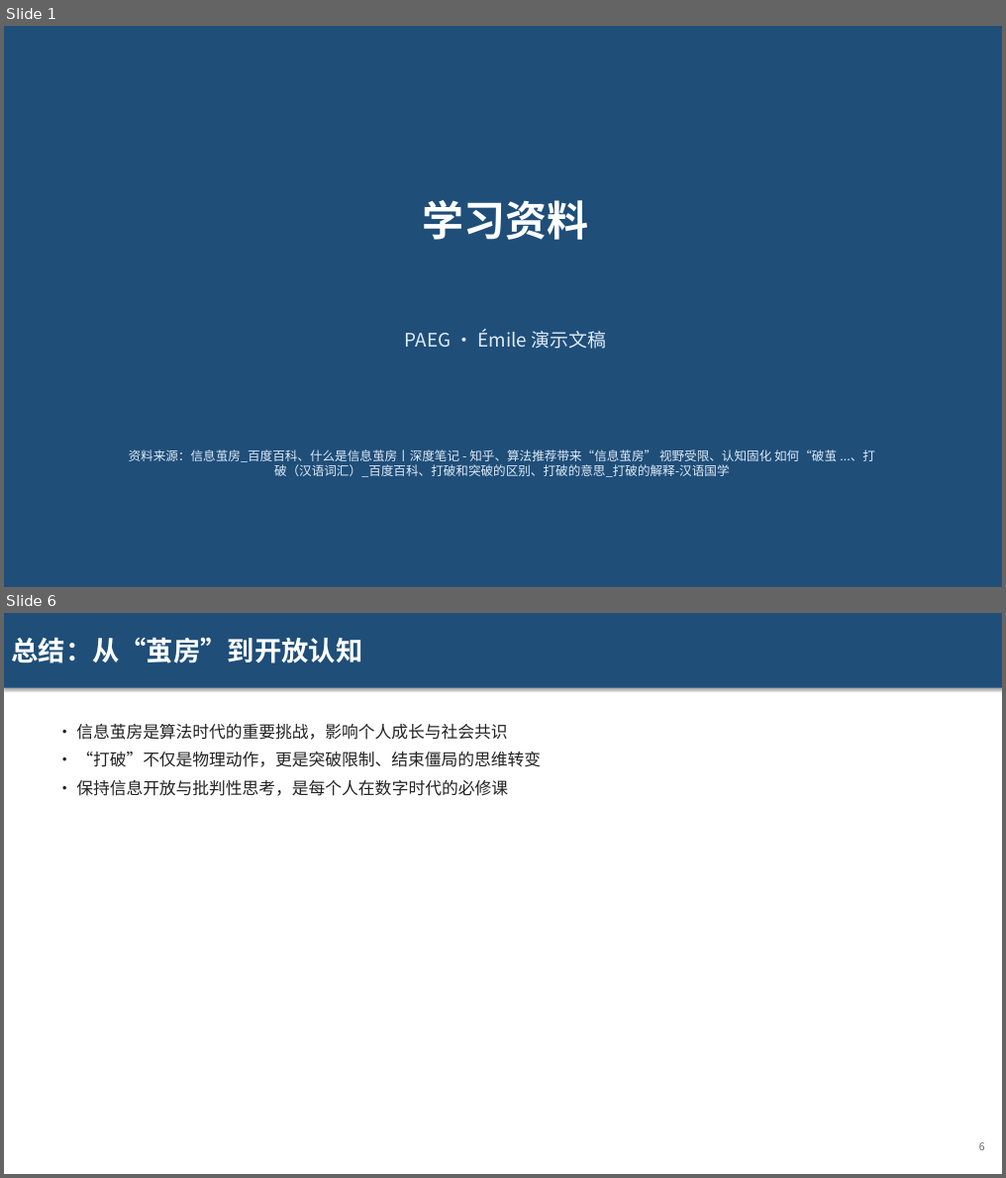
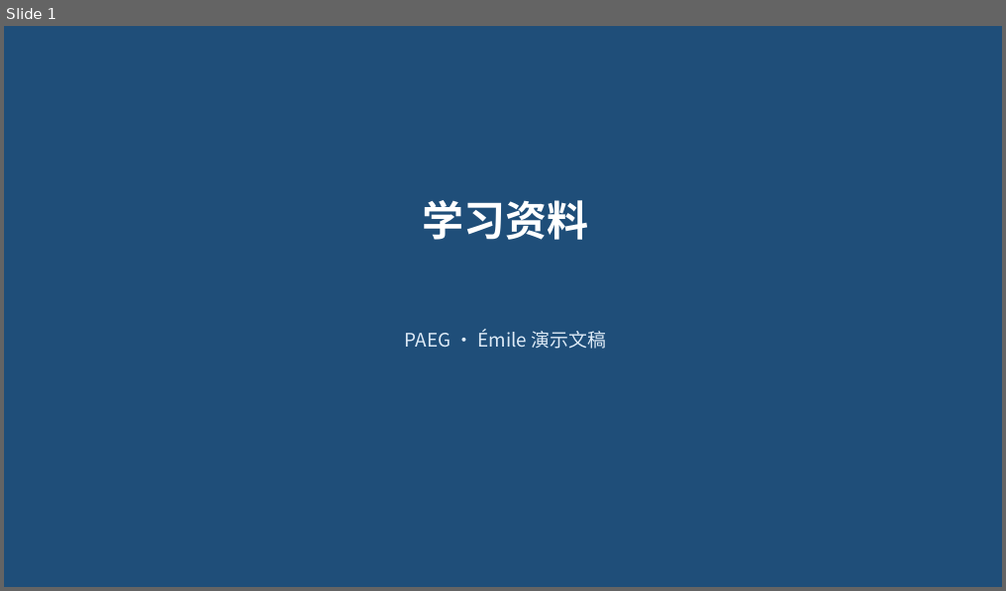
Before and after one commit to Golden2002/PAEG, a slide deck: 05_实现原型/downloads/ppt/学习资料_1786144615.pptx. Shown one above the other, each under a label of ours: slides 1 and 6 before the commit, slide 1 after it; the slides between them are not shown. The pictures are 1006x1178 and 1006x591 pixels, drawn with LibreOffice and Linux fonts; fonts in the diff are those of the drawing. Boxes give left, top, right and bottom in pixels: in the first picture for what was removed or moved away, otherwise in the second. Text is boxed around its words. In the diff, an @@ line names an element or a change of style, - is before the commit and + after.

```diff
--- a/05_实现原型/downloads/ppt/学习资料_1786144615.pptx
+++ b/05_实现原型/downloads/ppt/学习资料_1786144615.pptx
@@ slide 6 removed at [4,613,1002,1174], background #FFFFFF @@
@@ rectangle removed at [4,613,1002,688] @@
-总结：从“茧房”到开放认知
@@ text removed at [76,724,541,796] @@
-• 信息茧房是算法时代的重要挑战，影响个人成长与社会共识
-• “打破”不仅是物理动作，更是突破限制、结束僵局的思维转变
-• 保持信息开放与批判性思考，是每个人在数字时代的必修课
@@ text removed at [979,1143,985,1151] @@
-6
@@ slide 1 changed as well @@
@@ text removed at [129,450,875,477] @@
-资料来源：信息茧房_百度百科、什么是信息茧房丨深度笔记 - 知乎、算法推荐带来“信息茧房” 视野受限、认知固化 如何“破茧 ...、打破（汉语词汇）_百度百科、打破和突破的区别、打破的意思_打破的解释-汉语国学
```
Also in this commit, not shown: 1 slide added, 4 other slides removed, 21 other files.
